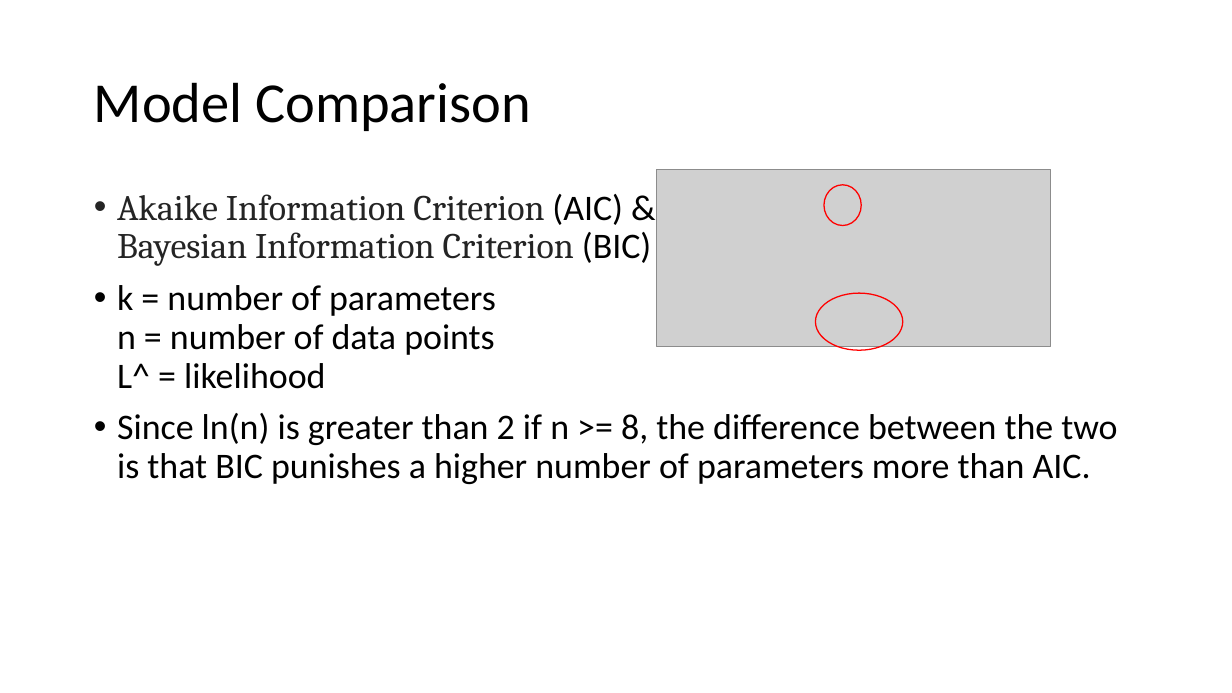
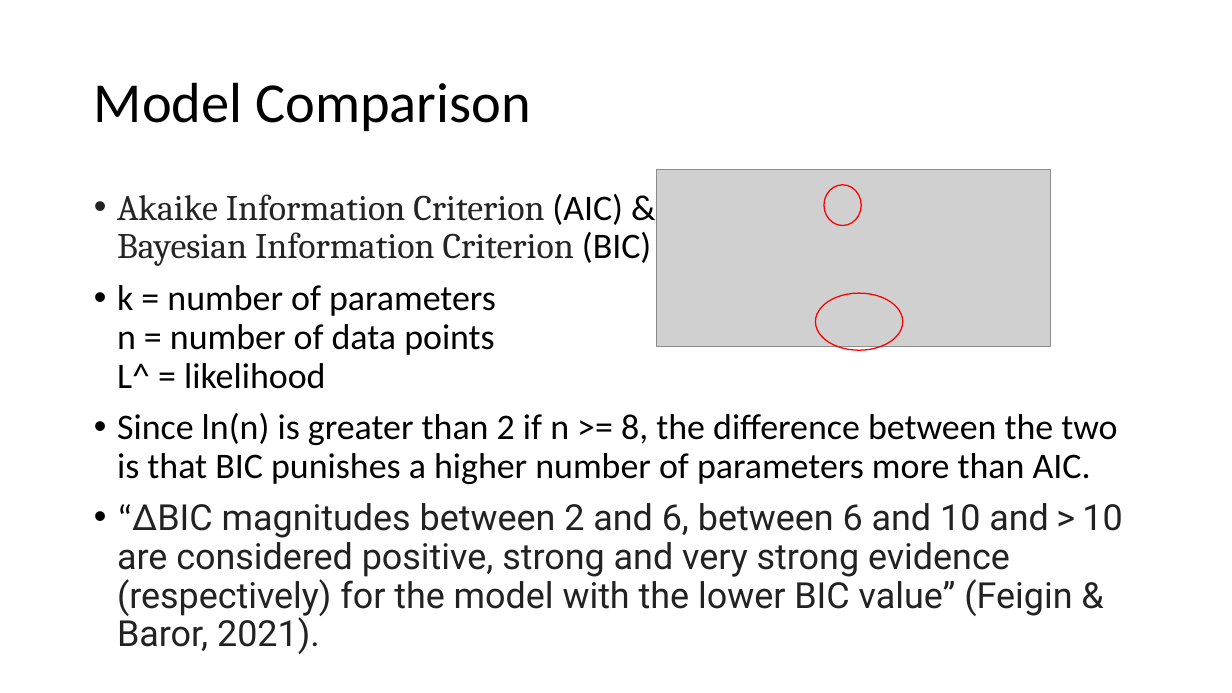
Before and after one commit to OzMashiah/ultra-instinct-modelling, a slide deck: slide 16 of Modeling Results.pptx (slide 15 before the commit). Drawn at 1232x693 pixels with LibreOffice and Linux fonts; fonts in the diff are those of the drawing; grey boxes stand for pictures. Boxes give left, top, right and bottom in pixels: in the first picture for what was removed or moved away, otherwise in the second. Text is boxed around its words. In the diff, an @@ line names an element or a change of style, - is before the commit and + after.

```diff
--- a/Modeling Results.pptx
+++ b/Modeling Results.pptx
@@ text at (117, 503, 1122, 616): paragraph added @@
+• “ΔBIC magnitudes between 2 and 6, between 6 and 10 and > 10 are considered positive, strong and very strong evidence (respectively) for the model with the lower BIC value” (Feigin & Baror, 2021).
```
Also in this commit, not shown: 1 other slide changed, 9 slides added, 1 slide removed.
